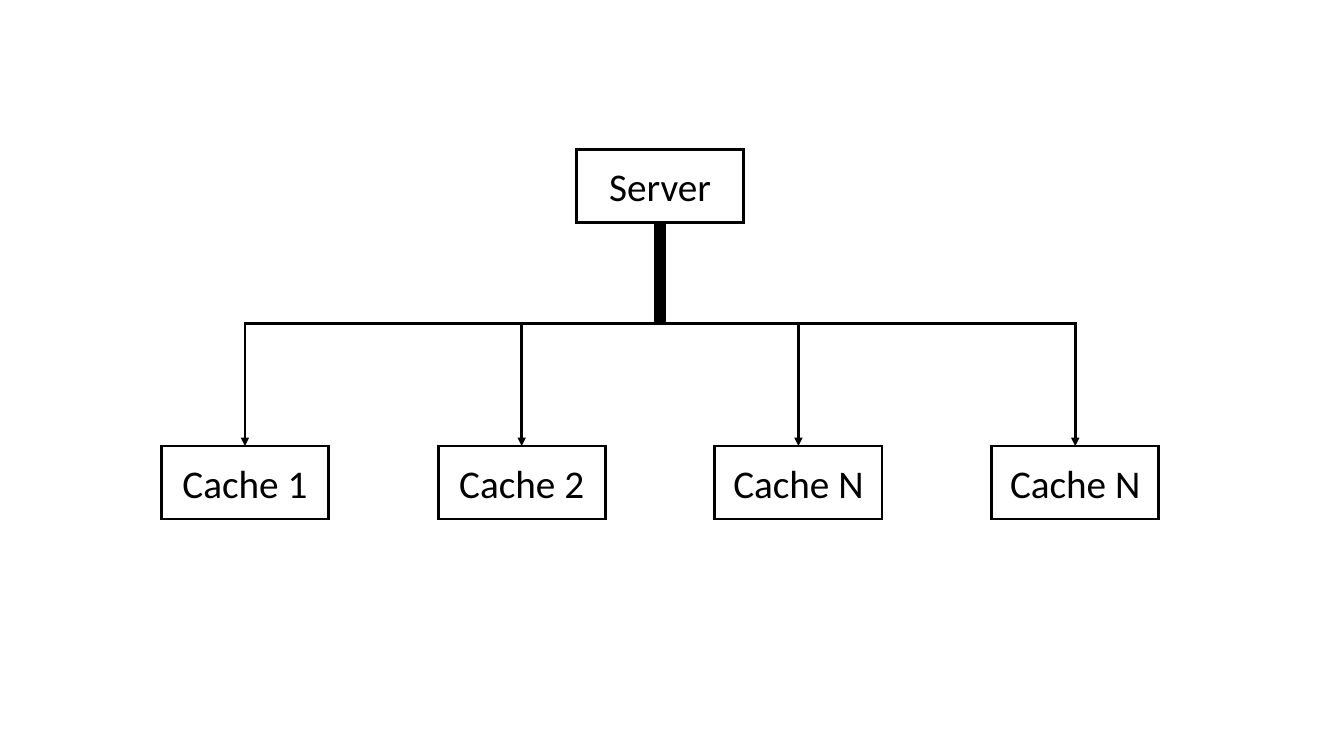
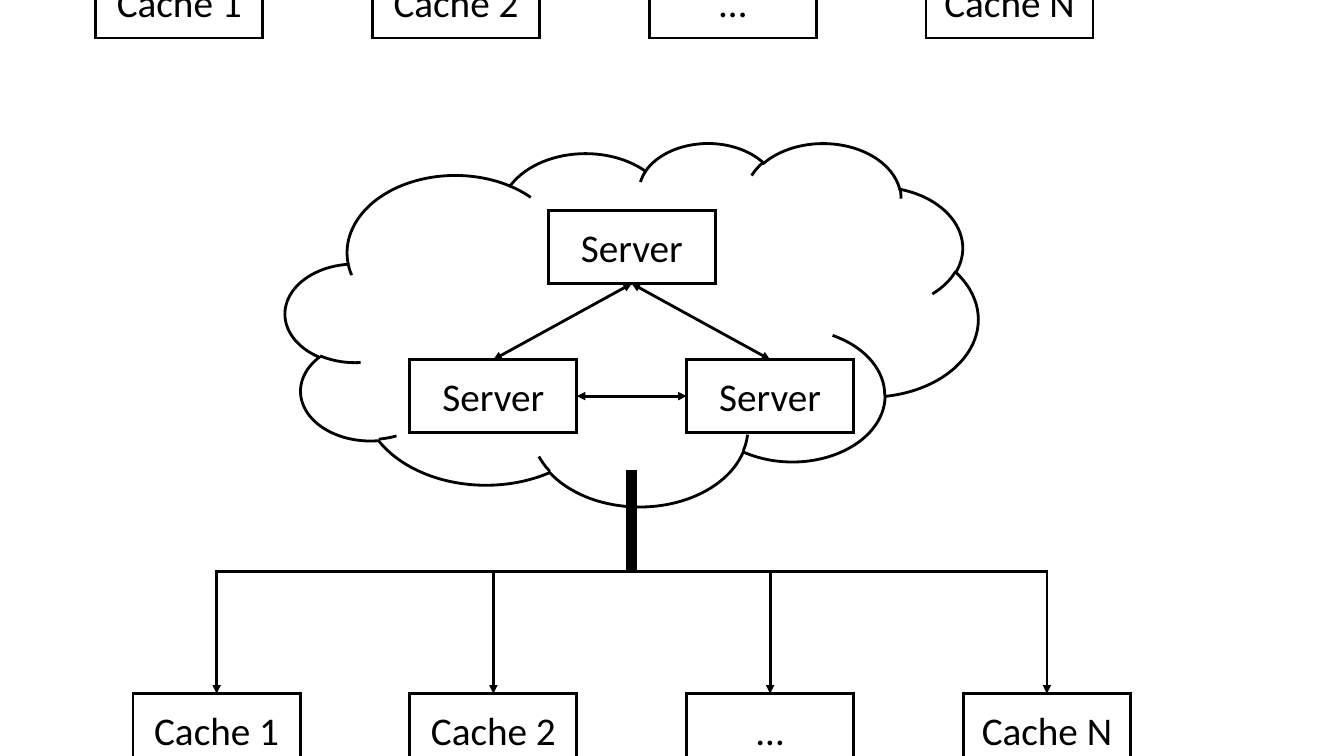
Before and after one commit to qizhu8/online_fig_storage, a slide deck: slide 1 of figures.pptx. Drawn at 1344x756 pixels with LibreOffice and Linux fonts; fonts in the diff are those of the drawing. Boxes give left, top, right and bottom in pixels: in the first picture for what was removed or moved away, otherwise in the second. Text is boxed around its words. In the diff, an @@ line names an element or a change of style, - is before the commit and + after.

```diff
--- a/figures.pptx
+++ b/figures.pptx
@@ rectangle added at (649, 0, 817, 37), outline #000000 2 pt, 28 pt, text #000000 @@
+…
@@ 3 rectangles: place and size @@
-3 rectangles at (161, 447, 1159, 519)
+3 rectangles at (96, 0, 1094, 37)
@@ cloud added at (285, 142, 978, 506), outline #000000 2 pt @@
@@ rectangle "Server": place and size @@
-rectangle "Server" at (577, 150, 744, 223)
+rectangle "Server" at (548, 211, 716, 283)
@@ double arrow added from (632, 283) to (493, 360), #000000 2 pt @@
@@ double arrow added from (632, 283) to (770, 360), #000000 2 pt @@
@@ rectangle added at (410, 360, 578, 433), outline #000000 2 pt, 28 pt, text #000000 @@
+Server
@@ rectangle added at (687, 360, 854, 433), outline #000000 2 pt, 28 pt, text #000000 @@
+Server
@@ double arrow added from (577, 396) to (687, 396), #000000 2 pt @@
@@ 4 elbow arrows, 1 line: place and size @@
-4 elbow arrows, 1 line at (245, 223, 1076, 447)
+4 elbow arrows, 1 line at (217, 471, 1048, 694)
@@ rectangle added at (133, 694, 300, 756), outline #000000 2 pt, 28 pt, text #000000 @@
+Cache 1
@@ rectangle added at (410, 694, 578, 756), outline #000000 2 pt, 28 pt, text #000000 @@
+Cache 2
@@ rectangle added at (687, 694, 854, 756), outline #000000 2 pt, 28 pt, text #000000 @@
+…
@@ rectangle "Cache N": place and size @@
-rectangle "Cache N" at (715, 447, 882, 519)
+rectangle "Cache N" at (964, 694, 1131, 756)
```
Also in this commit, not shown: 1 slide added, 1 other file.
